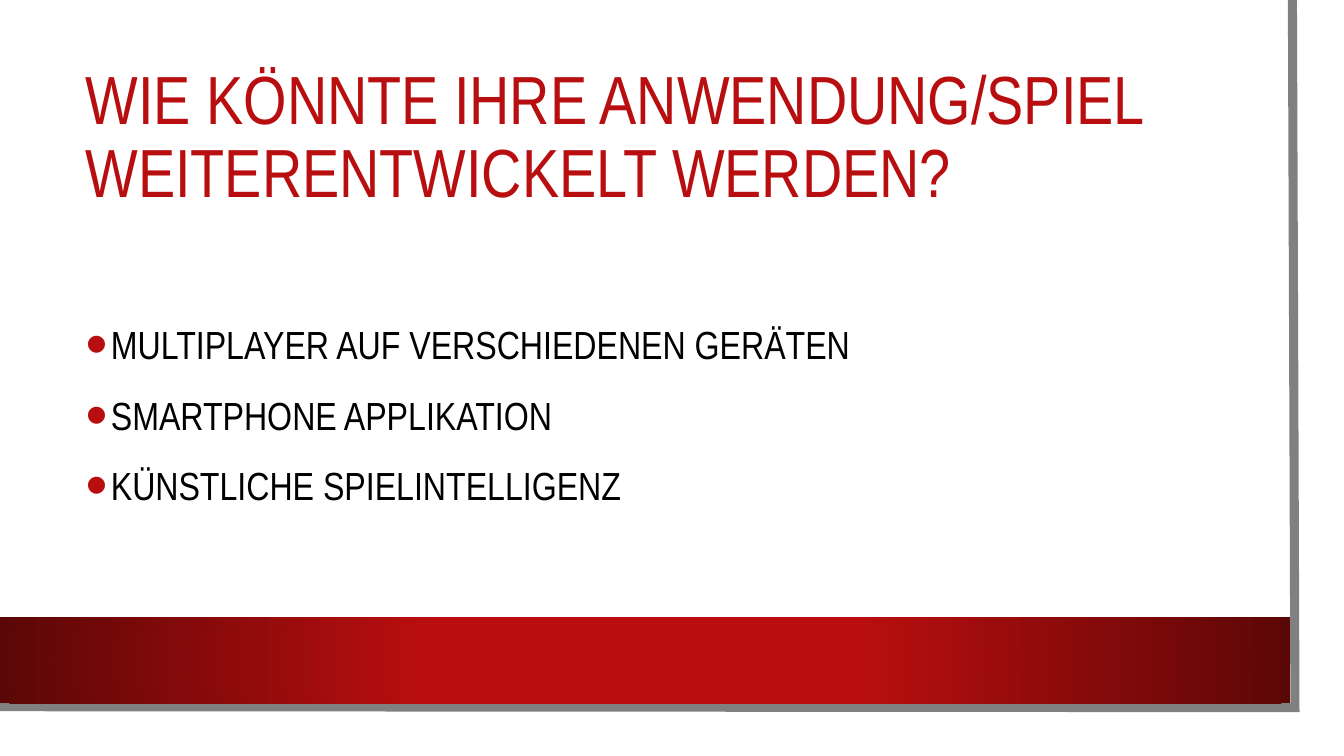
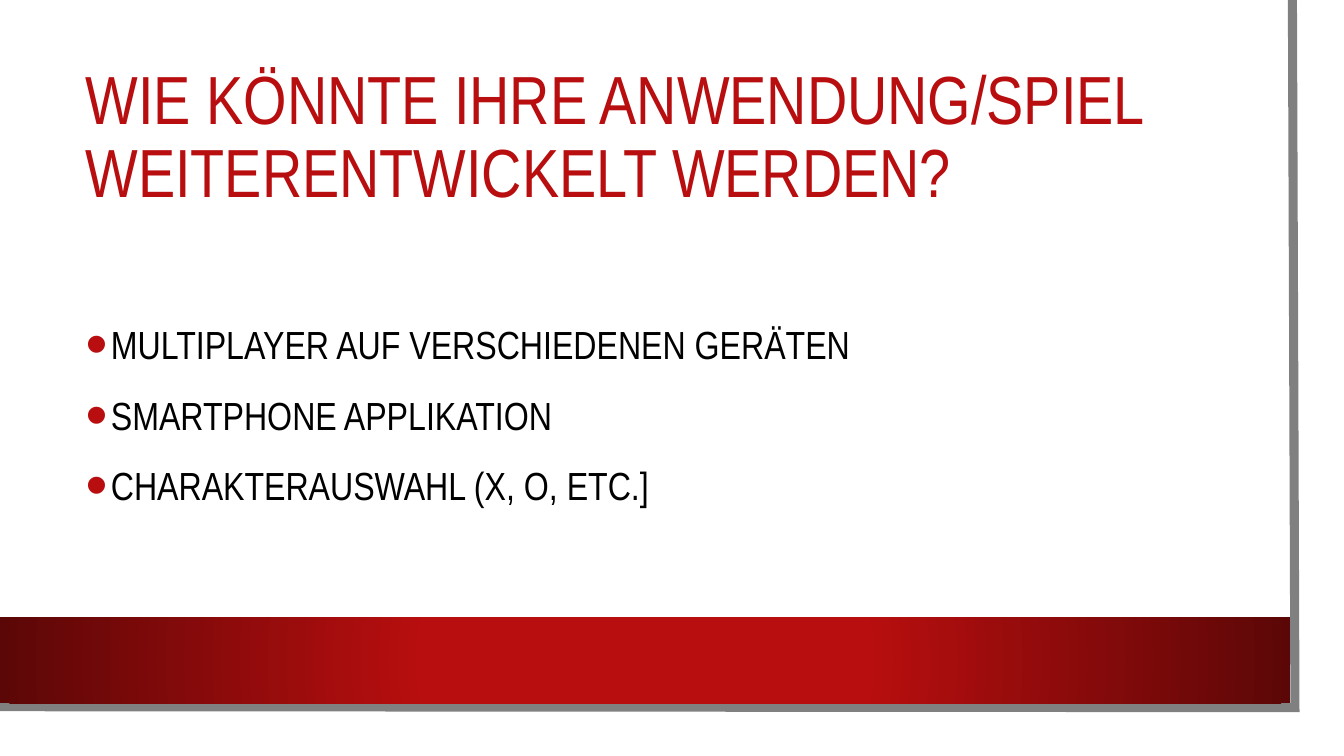
Before and after one commit to wsdt/TicTacToe, a slide deck: slide 10 of tictactoe finalpresentation.pptx. Drawn at 1344x756 pixels with LibreOffice and Linux fonts; fonts in the diff are those of the drawing; background and template pictures are left out. Boxes give left, top, right and bottom in pixels: in the first picture for what was removed or moved away, otherwise in the second. Text is boxed around its words. In the diff, an @@ line names an element or a change of style, - is before the commit and + after.

```diff
--- a/tictactoe finalpresentation.pptx
+++ b/tictactoe finalpresentation.pptx
@@ text at box(111, 471, 649, 508): text changed @@
-• KÜNSTLICHE SPIELINTELLIGENZ
+• CHARAKTERAUSWAHL (X, O, ETC.]
```
Also in this commit, not shown: 3 other slides changed.
